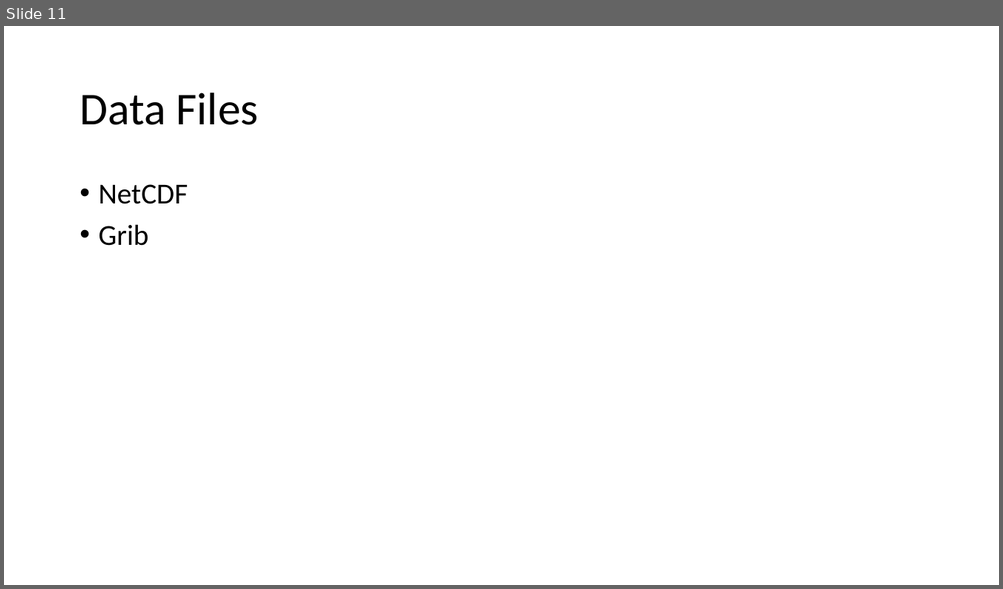
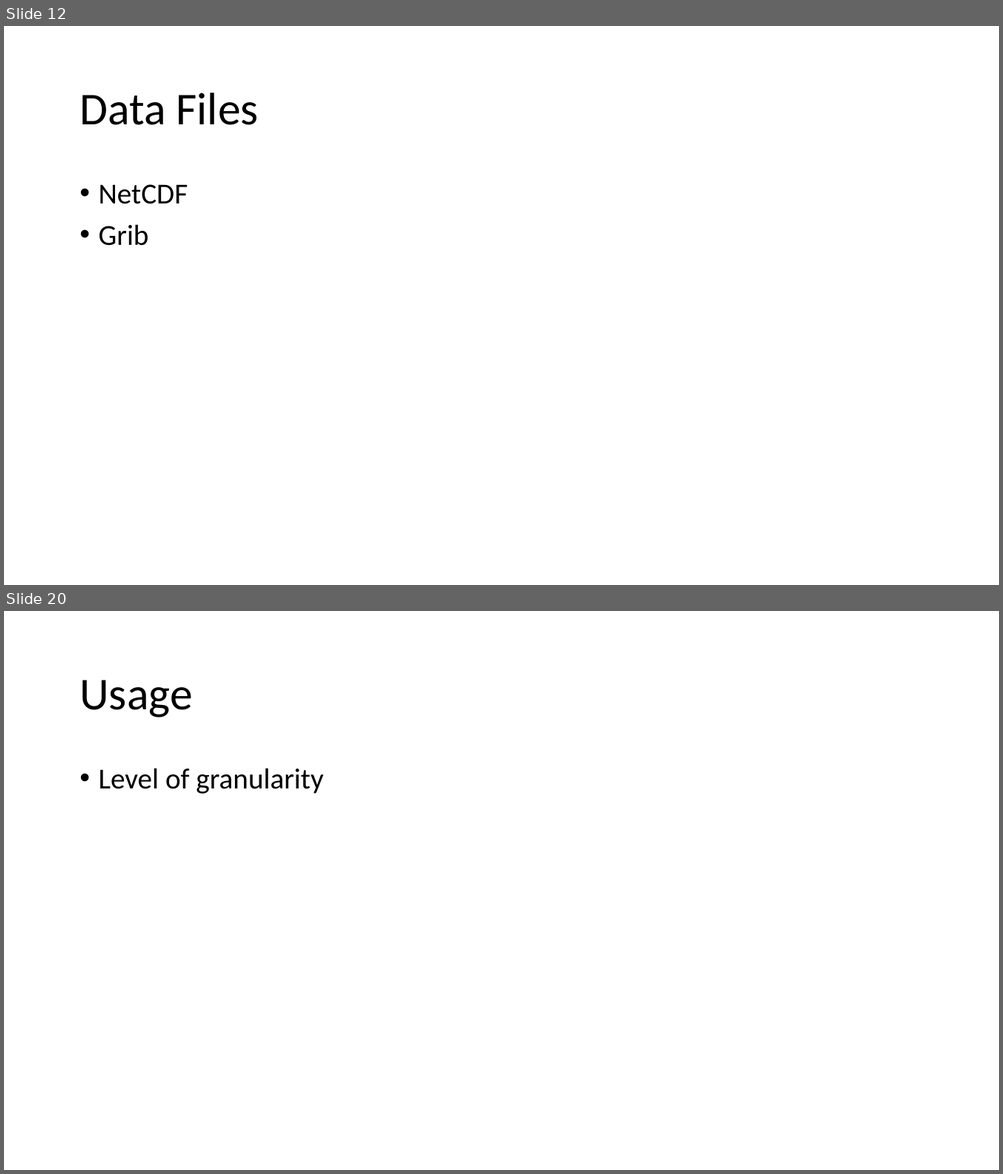
Before and after one commit to billinkc/presentations, a slide deck: IntegratingWeatherData/IntegratingWeatherData.pptx. Shown one above the other, each under a label of ours: slide 11 before the commit, slides 12 and 20 after it; the slides between them are not shown. The pictures are 1003x589 and 1003x1174 pixels, drawn with LibreOffice and Linux fonts; fonts in the diff are those of the drawing. Boxes give left, top, right and bottom in pixels: in the first picture for what was removed or moved away, otherwise in the second. Text is boxed around its words. In the diff, an @@ line names an element or a change of style, - is before the commit and + after.

```diff
--- a/IntegratingWeatherData/IntegratingWeatherData.pptx
+++ b/IntegratingWeatherData/IntegratingWeatherData.pptx
@@ slide 20 added at <box>4,611,999,1170</box>, background #FFFFFF @@
@@ title added at <box>79,680,192,718</box>, 44 pt, text #000000 @@
+Usage
@@ text added at <box>99,768,323,794</box>, 28 pt, text #000000 @@
+• Level of granularity
@@ what was slide 11 is now slide 12 @@
```
Also in this commit, not shown: 3 slides changed, 11 other slides added, 1 slide removed, 1 other file.
